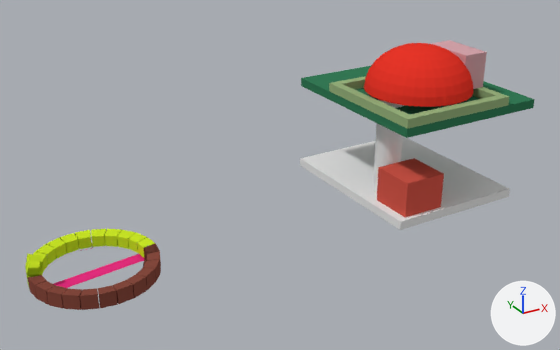
The Blender file blender/living room/untitled.blend as it was, and as the next commit left it.
Before and after are seen from a 50 mm camera at (-4.82, -5.6, 3.94) aimed at (-0.96, 0.91, 0.55). Arrows for +X, +Y and +Z are at lower right; the lights stay in place.
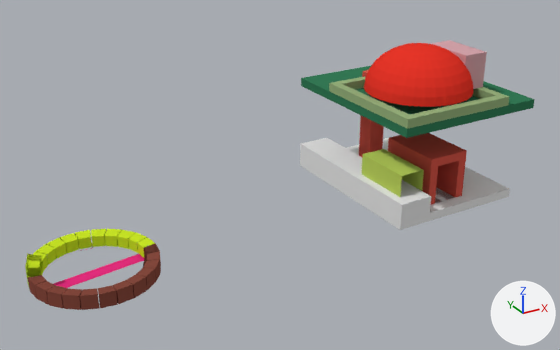
Changed parts and their boxes (x1, y1, x2, y2) in the pictures (560 x 350 px):
'Cube.007', reshaped, moved, rescaled: before (377, 158, 444, 218); after (388, 133, 467, 205)
'Cube.025', added: after (300, 138, 431, 222)
'Cube.039', added (green): after (362, 149, 424, 197)
'Cylinder', deleted: before (373, 99, 404, 193)
'Cube.026', added (red): after (359, 70, 384, 157)

Patch to the scene script:
```diff
--- a/blender/living room/untitled.blend.py
+++ b/blender/living room/untitled.blend.py
@@ me_cube_008 @@
 # used by ob_cube_007; location = (0.1, 0.08, 0.13); scale = (0.25, 0.25, 0.2)
-me_cube_008.from_pydata(...)  # 8 vertices, 6 faces; spans x 0.0..2.0, y 0.0..2.0, z 0.0..2.0
+me_cube_008.from_pydata(...)  # 206 vertices, 203 faces; spans x -0.67..2.67, y -0.33..2.17, z -0.44..2.44
+# me_cube_008 part 1
+# 6 faces are deleted
+# 43 vertices are added at x -0.67..2.67, y -0.33..2.17, z -0.44..2.44
+# 10 new vertices lie (0.76, 0.0, 0.0) away from vertices in x 0.0, y 0.0..2.0, z 0.0..2.0
+# 10 new vertices lie (0.0, 0.0, -0.58) away from vertices in x 0.0..2.0, y 0.0..2.0, z 2.0
+# 10 new vertices lie (0.67, 0.0, 0.0) away from vertices in x 2.0, y 0.0..2.0, z 0.0..2.0
+# 12 new vertices lie (0.0, 0.0, 0.44) away from vertices in x 0.0..2.67, y 0.0..2.0, z 2.0
+# 13 new vertices lie (-0.67, 0.0, 0.0) away from vertices in x 0.0, y 0.0..2.0, z 0.0..2.44
+# 13 new vertices lie (-0.76, 0.0, 0.0) away from vertices in x 2.0, y 0.0..2.0, z 0.0..2.44
+# 13 new vertices lie (0.0, 0.17, 0.0) away from vertices in x -0.67..2.67, y 2.0, z 0.0..2.44
+# 10 new vertices lie (0.0, -0.33, 0.0) away from vertices in x 0.0..2.0, y 0.0, z 0.0..2.0
+# 9 new vertices lie (0.0, 0.0, -0.44) away from vertices in x -0.67..2.0, y 2.0..2.17, z 0.0..2.44
+# 9 new vertices lie (0.0, 0.0, -0.18) away from vertices in x -0.67..2.67, y 0.0..2.0, z 0.0
+# 9 new vertices lie (0.0, 0.0, -0.26) away from vertices in x -0.67..2.67, y 0.0..2.0, z -0.18
+# 10 new vertices lie (0.0, 2.0, 0.0) away from vertices in x -0.67..2.0, y 0.0, z -0.44..0.0
+# 5 new vertices lie (0.67, 0.0, 0.0) away from vertices in x -0.67..2.0, y 2.0..2.17, z -0.44..1.42
+# 6 new vertices lie (0.76, 0.0, 0.0) away from vertices in x 0.0..1.24, y 2.0..2.17, z -0.44..1.42
+# 16 new vertices lie (0.67, 0.0, 0.0) away from vertices in x -0.67..2.0, y -0.33..0.0, z -0.44..2.44
+# 203 new faces join them
 me_cube_008.materials.append(mat_3x2_004)
@@ me_cube_012 @@
+me_cube_012.from_pydata([(2.0, 2.0, 2.0), (2.0, 2.0, 0.0), (2.0, 0.0, 2.0), (2.0, 0.0, 0.0), (0.0, 2.0, 2.0), (0.0, 2.0, 0.0), (0.0, 0.0, 2.0), (0.0, 0.0, 0.0), (2.0, -0.33, 2.0), (2.0, -0.33, 0.0), (0.0, -0.33, 2.0), (0.0, -0.33, 0.0)], [], [(0, 4, 6, 2), (7, 6, 4, 5), (5, 1, 3, 7), (1, 0, 2, 3), (5, 4, 0, 1), (6, 7, 11, 10), (7, 3, 9, 11), (2, 6, 10, 8), (3, 2, 8, 9)])
+me_cube_012.materials.append(mat_3x2_005)  # green #bcd35d
@@ ob_cube_007 @@
 ob_cube_007 = bpy.data.objects.new('Cube.007', me_cube_008)
-ob_cube_007.location = (0.1, 0.08, 0.13)
-ob_cube_007.scale = (0.25, 0.25, 0.2)
+ob_cube_007.location = (0.6, 0.28, 0.13)
+ob_cube_007.scale = (0.15, 0.3, 0.225)
@@ ob_cylinder @@
-ob_cylinder = bpy.data.objects.new('Cylinder', me_cylinder)
@@ ob_cube_039 @@
+ob_cube_039 = bpy.data.objects.new('Cube.039', me_cube_012)
+ob_cube_039.location = (0.1, 0.28, 0.13)
+ob_cube_039.scale = (0.15, 0.3, 0.225)
@@ ob_cube_026 @@
+ob_cube_026 = bpy.data.objects.new('Cube.026', me_cube_011)  # a box spanning x 0.0..2.0, y 0.0..2.0, z 0.0..2.0; in mat_3x2_004 (red #d35649)
+ob_cube_026.location = (0.5, 1.28, 0.13)
+ob_cube_026.scale = (0.1, 0.1, 0.6)
@@ ob_cube_025 @@
+ob_cube_025 = bpy.data.objects.new('Cube.025', me_cube_009)  # a box spanning x 0.0..2.0, y 0.0..2.0, z 0.0..2.0; in mat_material (white #e7e7e7)
+ob_cube_025.location = (0.0, 0.03, 0.13)
+ob_cube_025.scale = (0.2, 1.0, 0.1)
```
